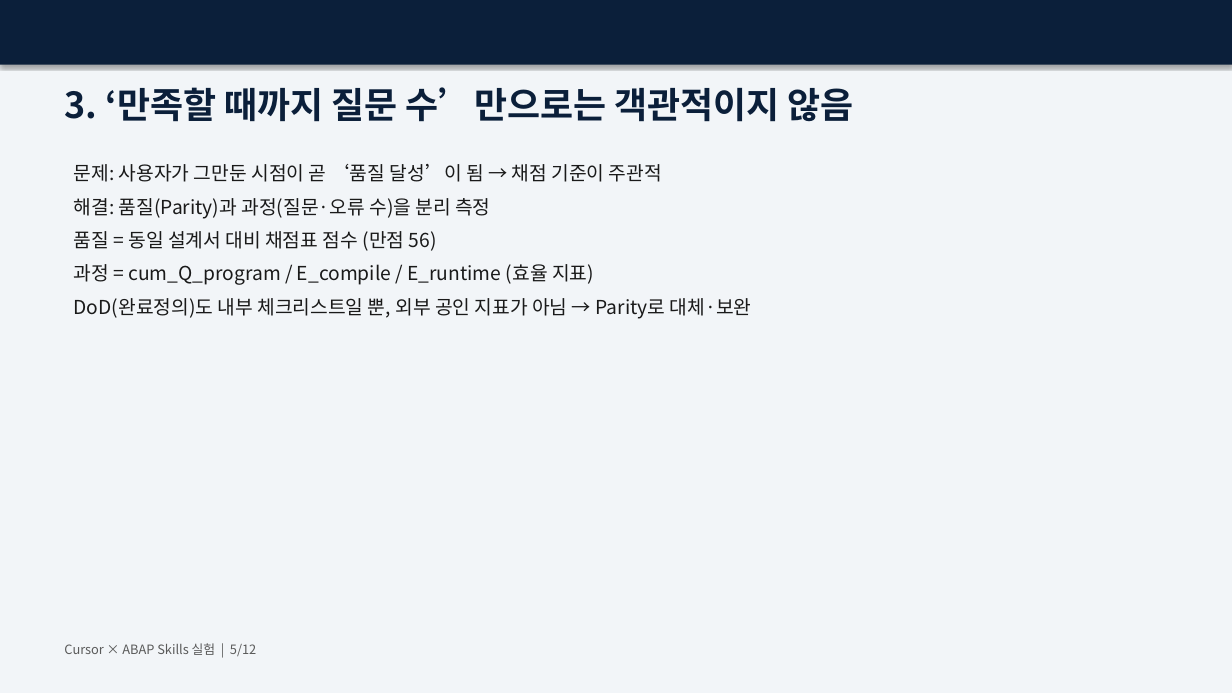
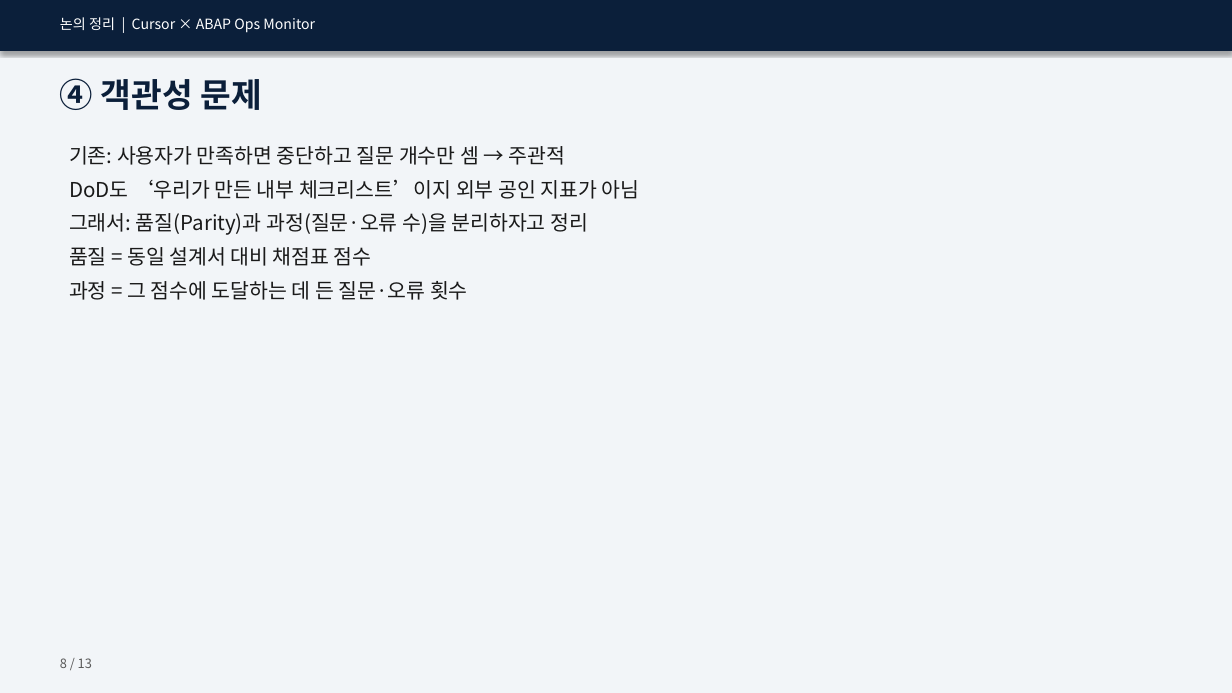
Before and after one commit to hyosungitx00/AI, a slide deck: slide 8 of docs/report/Cursor_ABAP_Skills_Parity_발표자료.pptx (slide 5 before the commit). Drawn at 1232x693 pixels with LibreOffice and Linux fonts; fonts in the diff are those of the drawing. Boxes give left, top, right and bottom in pixels: in the first picture for what was removed or moved away, otherwise in the second. Text is boxed around its words. In the diff, an @@ line names an element or a change of style, - is before the commit and + after.

```diff
--- a/docs/report/Cursor_ABAP_Skills_Parity_발표자료.pptx
+++ b/docs/report/Cursor_ABAP_Skills_Parity_발표자료.pptx
@@ rectangle: place and size @@
-rectangle at <box>0,0,1232,65</box>
+rectangle at <box>0,0,1232,51</box>
@@ text at <box>60,17,315,33</box>: text changed; size 28 to 11 pt; text colour #0B1F3A to #FFFFFF; bold off @@
-3. ‘만족할 때까지 질문 수’만으로는 객관적이지 않음
+논의 정리 | Cursor × ABAP Ops Monitor
@@ text added at <box>60,78,261,110</box>, 26 pt, text #0B1F3A, bold @@
+④ 객관성 문제
@@ text at <box>69,146,640,300</box>: text changed; size 15 to 16 pt @@
-문제: 사용자가 그만둔 시점이 곧 ‘품질 달성’이 됨 → 채점 기준이 주관적
-해결: 품질(Parity)과 과정(질문·오류 수)을 분리 측정
-품질 = 동일 설계서 대비 채점표 점수 (만점 56)
-과정 = cum_Q_program / E_compile / E_runtime (효율 지표)
-DoD(완료정의)도 내부 체크리스트일 뿐, 외부 공인 지표가 아님 → Parity로 대체·보완
+기존: 사용자가 만족하면 중단하고 질문 개수만 셈 → 주관적
+DoD도 ‘우리가 만든 내부 체크리스트’이지 외부 공인 지표가 아님
+그래서: 품질(Parity)과 과정(질문·오류 수)을 분리하자고 정리
+품질 = 동일 설계서 대비 채점표 점수
+과정 = 그 점수에 도달하는 데 든 질문·오류 횟수
@@ text added at <box>60,658,92,668</box>, 10 pt, text #5A5A5A @@
+8 / 13
@@ text removed at <box>64,643,256,656</box> @@
-Cursor × ABAP Skills 실험 | 5/12
```
Also in this commit, not shown: 1 other slide changed, 11 slides added, 10 slides removed, 2 other files.
